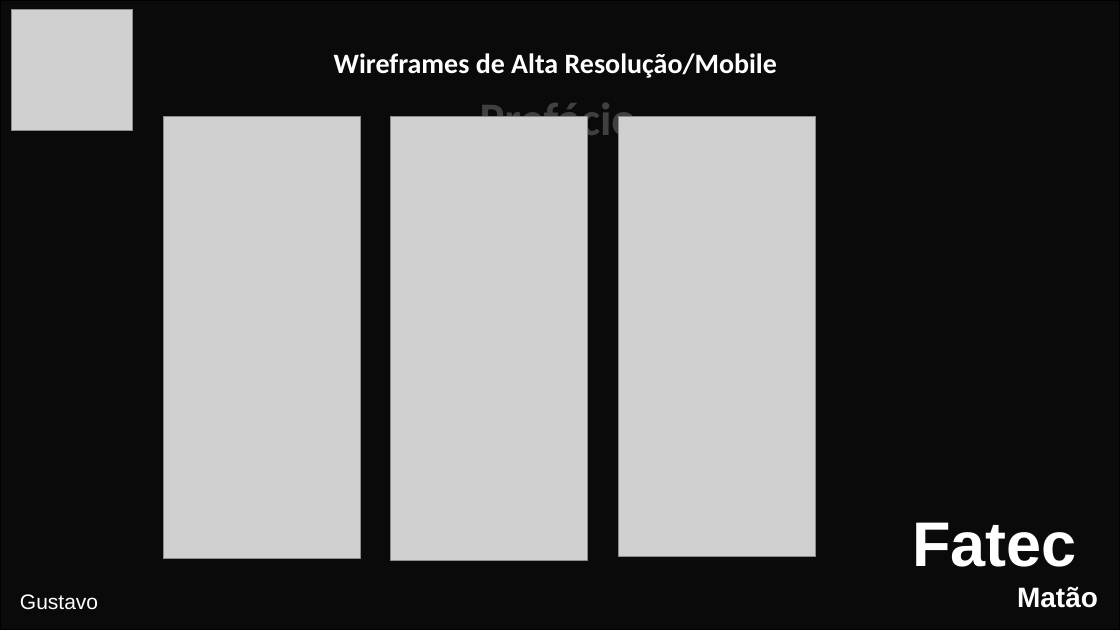
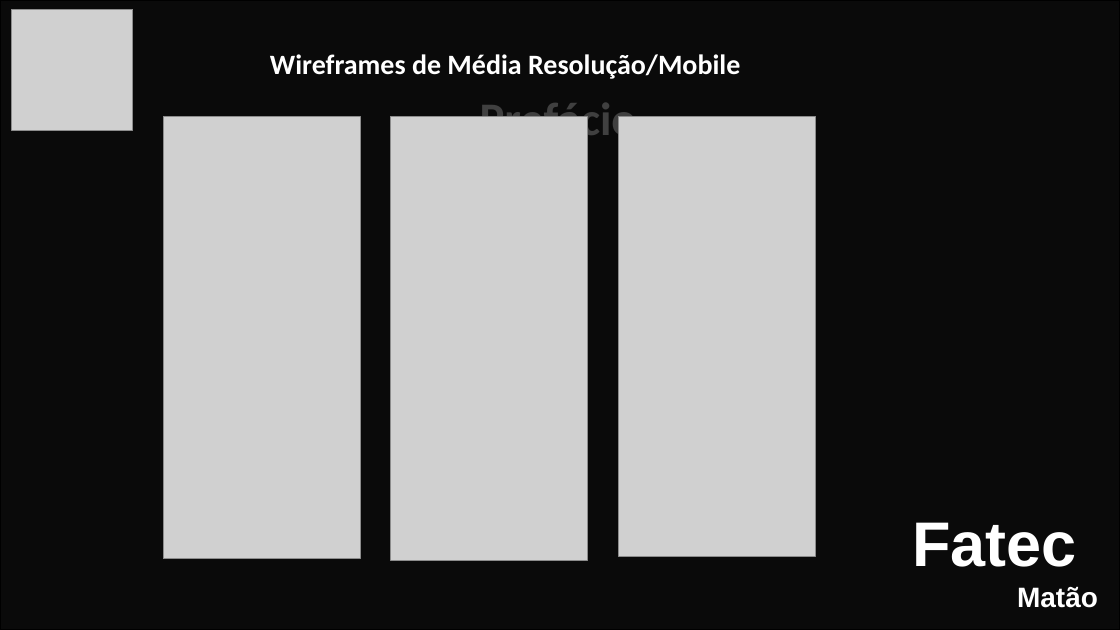
Before and after one commit to Interdisciplinary-Project/Documents, a slide deck: slide 14 of Apresentação-Projeto 13-06.pptx (slide 9 before the commit). Drawn at 1120x630 pixels with LibreOffice and Linux fonts; fonts in the diff are those of the drawing; grey boxes stand for pictures; background and template pictures are left out; a plain dark background stands for a picture behind light text. Boxes give left, top, right and bottom in pixels: in the first picture for what was removed or moved away, otherwise in the second. Text is boxed around its words. In the diff, an @@ line names an element or a change of style, - is before the commit and + after.

```diff
--- a/Apresentação-Projeto 13-06.pptx
+++ b/Apresentação-Projeto 13-06.pptx
@@ text at [270, 54, 740, 79]: text changed @@
-Wireframes de Alta Resolução/Mobile
+Wireframes de Média Resolução/Mobile
@@ text removed at [20, 594, 98, 610] @@
-Gustavo
```
Also in this commit, not shown: 8 other slides changed, 7 slides added.
